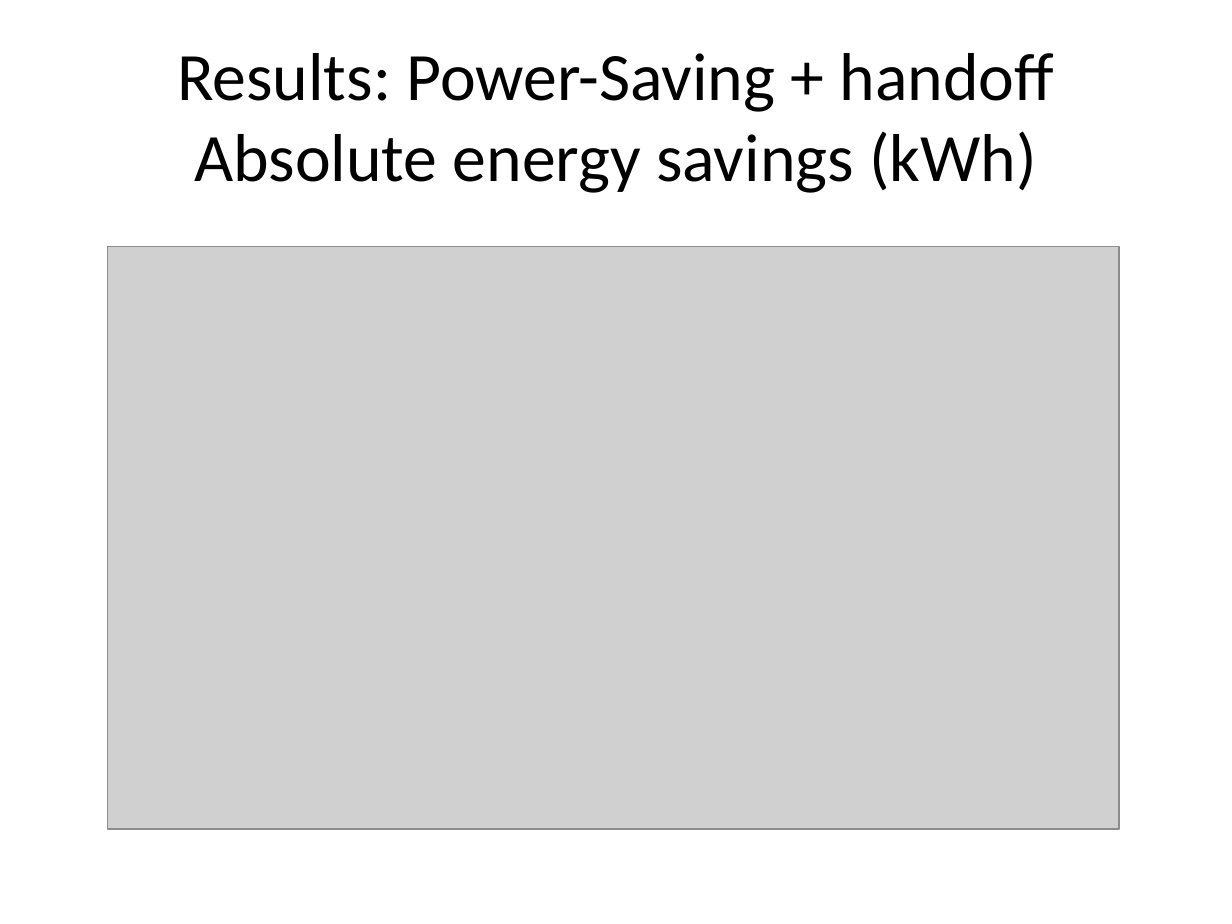
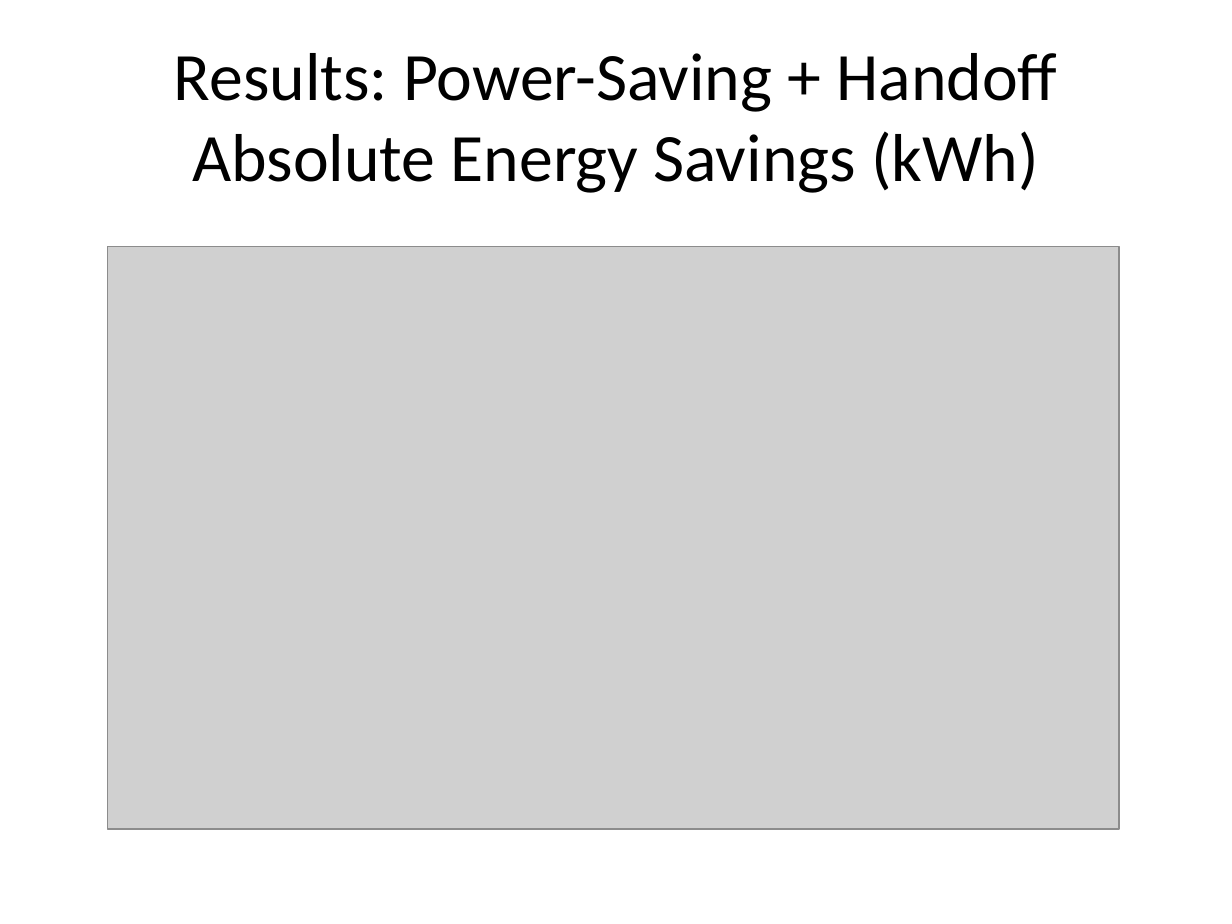
Before and after one commit to msaqib/Dissertation, a slide deck: slide 34 of RED-BLv2.pptx (slide 49 before the commit). Drawn at 1232x924 pixels with LibreOffice and Linux fonts; fonts in the diff are those of the drawing; grey boxes stand for pictures. Boxes give left, top, right and bottom in pixels: in the first picture for what was removed or moved away, otherwise in the second. Text is boxed around its words. In the diff, an @@ line names an element or a change of style, - is before the commit and + after.

```diff
--- a/RED-BLv2.pptx
+++ b/RED-BLv2.pptx
@@ title at (174,53,1057,193): text changed @@
-Results: Power-Saving + handoff
-Absolute energy savings (kWh)
+Results: Power-Saving + Handoff
+Absolute Energy Savings (kWh)
```
Also in this commit, not shown: 26 other slides changed, 4 slides added, 18 slides removed.
